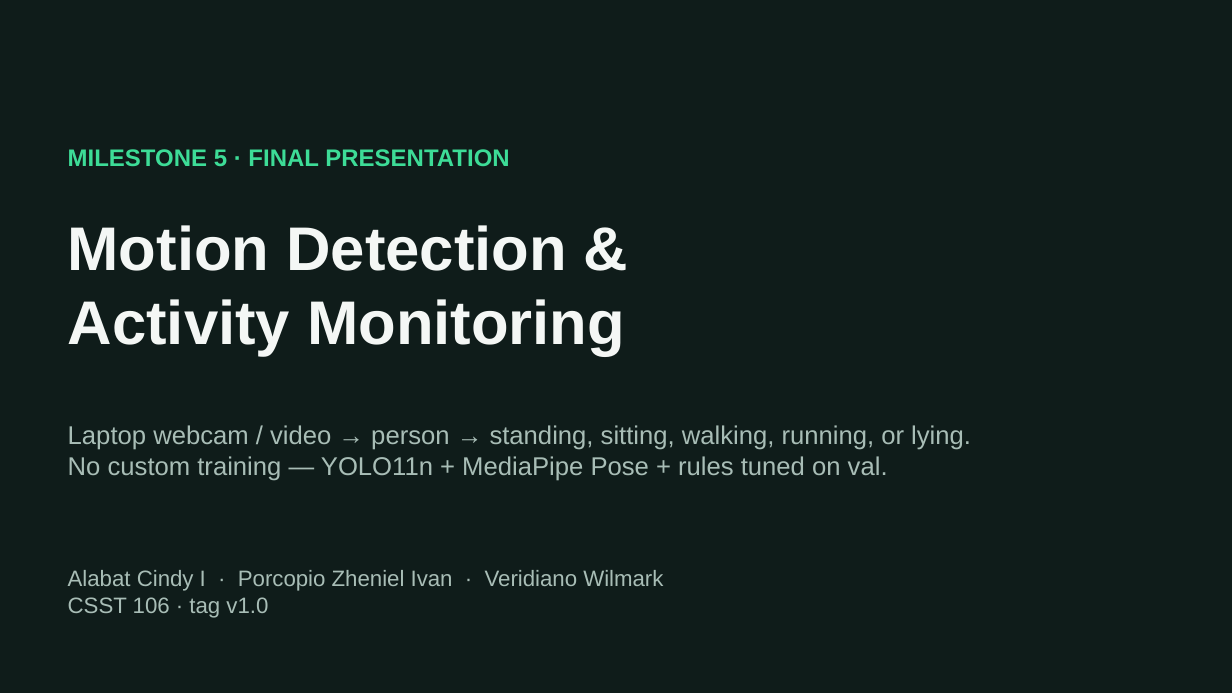
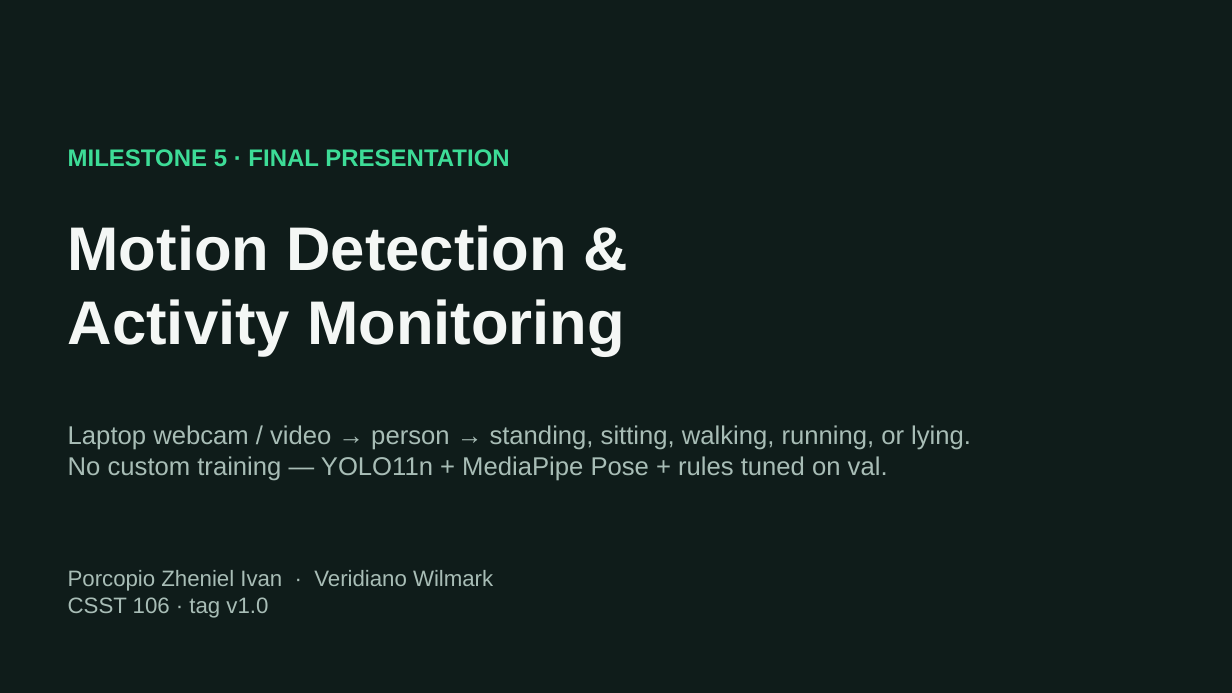
Before and after one commit to Wilul1/Computer_Vision, a slide deck: slide 1 of docs/slides_final.pptx. Drawn at 1232x693 pixels with LibreOffice and Linux fonts; fonts in the diff are those of the drawing. Boxes give left, top, right and bottom in pixels: in the first picture for what was removed or moved away, otherwise in the second. Text is boxed around its words. In the diff, an @@ line names an element or a change of style, - is before the commit and + after.

```diff
--- a/docs/slides_final.pptx
+++ b/docs/slides_final.pptx
@@ text at [68, 570, 493, 591]: text changed @@
-Alabat Cindy I · Porcopio Zheniel Ivan · Veridiano Wilmark
+Porcopio Zheniel Ivan · Veridiano Wilmark
```
Also in this commit, not shown: 7 other files.
